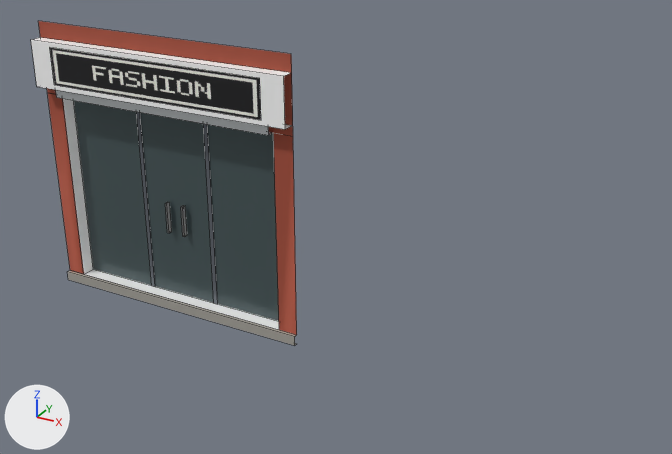
A saved change to the FBX model unity/Assets/Models/Buildings/a2009/600/base-w1_close.fbx.
One viewpoint serves both versions: a camera (50 mm lens) standing at (6.87, -8.25, 5.76) and looking at (2.25, 0.16, 1.56). The axes (+X, +Y, +Z) are drawn at lower left. The lights are the same throughout. The first picture is the older version. Mesh edges are drawn as thin lines. Where no turn or scale is listed for an object, it has been applied to the vertices.

Before the edit, the objects in view are built like this:
```python
me_a2009_600_base_w1_close = bpy.data.meshes.new('a2009/600/base-w1_close')
me_a2009_600_base_w1_close.from_pydata(...)  # 62 vertices, 32 faces; spans x -1.8..1.8, y -0.16..0.18, z 0.0..3.5
# faces by material slot: [7, 1, 2, 3, 3, 1, 3, 12]
me_a2009_600_base_w1_close.materials.append(mat_bd_white_wall)  # white #ffffff
me_a2009_600_base_w1_close.materials.append(mat_bd_window_light)  # greyish cyan #4c5b5e
me_a2009_600_base_w1_close.materials.append(mat_bd_dark_metal)  # grey #797e86
me_a2009_600_base_w1_close.materials.append(mat_bd_red_brick)  # red #a54e3a
me_a2009_600_base_w1_close.materials.append(mat_bd_stone)  # grey #a8a49d
me_a2009_600_base_w1_close.materials.append(mat_bd_sign_atlas)  # picture img_bd_sign_atlas_png
me_a2009_600_base_w1_close.materials.append(mat_bd_metal_panel)  # white #dfe5e7
me_a2009_600_base_w1_close.materials.append(mat_bd_metal)  # grey #7f7f7f
ob_a2009_600_base_w1_close = bpy.data.objects.new('a2009/600/base-w1_close', me_a2009_600_base_w1_close)
ob_a2009_600_base_w1_close.location = (0.0, 0.0, 0.0)
```
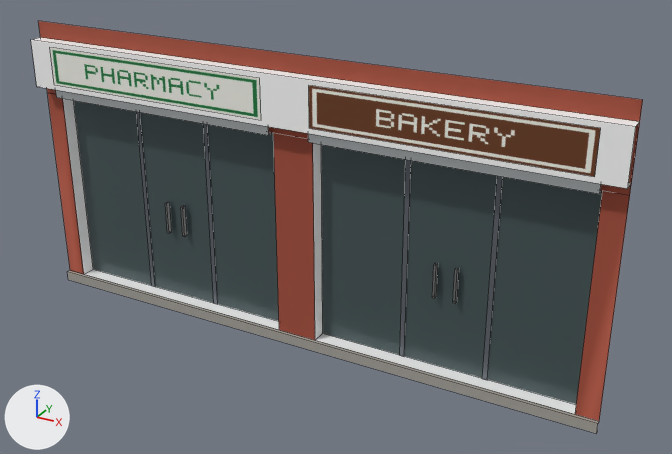
The newer file is also turned or shifted as a whole; pictures and numbers use the older file's frame.

Where the change shows, as pixel boxes [x1, y1, x2, y2] in the pictures (672 x 454 px):
'a2009/600/base-w1_close', reshaped (130% wider, 27% taller)
    before: [31, 21, 297, 345]
    after: [31, 21, 643, 433]
part 1 of me_a2009_600_base_w1_close, added
    after: [400, 160, 411, 357]
part 2 of me_a2009_600_base_w1_close, added
    after: [482, 176, 503, 380]
part 3 of me_a2009_600_base_w1_close, added
    after: [309, 86, 600, 177]
part 4 of me_a2009_600_base_w1_close, added
    after: [432, 263, 438, 298]
part 5 of me_a2009_600_base_w1_close, added
    after: [453, 268, 459, 303]
part 6 of me_a2009_600_base_w1_close, built on
    before: [47, 45, 297, 345]
    after: [47, 45, 643, 433]
part 7 of me_a2009_600_base_w1_close, surface changed
    both: [50, 48, 261, 120]

The change in detail:
me_a2009_600_base_w1_close is used by ob_a2009_600_base_w1_close; location (0.0, 0.0, 0.0).
me_a2009_600_base_w1_close had 62 vertices, 32 faces and spanned x -1.8..1.8, y -0.16..0.18, z 0.0..3.5.
me_a2009_600_base_w1_close now has 104 vertices, 56 faces and spans x -1.8..5.4, y -0.16..0.18, z 0.0..3.5.
me_a2009_600_base_w1_close part 1: the loose piece of 4 vertices spanning x 0.47..0.53, y 0.17, z 0.12..2.6 is copied, and the copy is moved by (2.6, 0.0, 0.0); it spans x 3.07..3.13, y 0.17, z 0.12..2.6.
me_a2009_600_base_w1_close part 2: the loose piece of 4 vertices spanning x 0.47..0.53, y 0.17, z 0.12..2.6 is copied, and the copy is moved by (3.6, 0.0, 0.0); it spans x 4.07..4.13, y 0.17, z 0.12..2.6.
me_a2009_600_base_w1_close part 3: the loose piece of 4 vertices spanning x -1.5..1.5, y -0.16, z 2.78..3.24 is copied, and the copy is moved by (3.6, 0.0, 0.0); it spans x 2.1..5.1, y -0.16, z 2.78..3.24.
me_a2009_600_base_w1_close part 4: a new loose piece, a box spanning x 3.465..3.495, y 0.1..0.15, z 1.0..1.4, in mat_bd_metal (grey #7f7f7f).
me_a2009_600_base_w1_close part 5: a new loose piece, a box spanning x 3.705..3.735, y 0.1..0.15, z 1.0..1.4, in mat_bd_metal (grey #7f7f7f).
Part 6, on me_a2009_600_base_w1_close:
10 vertices are removed from x 1.8, y -0.16..0.0, z 0.0..3.5.
8 faces are deleted.
7 vertices are added at x 2.05, y -0.1..0.18, z 0.12..2.72.
10 new vertices lie (7.2, 0.0, 0.0) away from vertices in x -1.8, y -0.16..0.0, z 0.0..3.5.
7 new vertices lie (3.1, 0.0, 0.0) away from vertices in x 2.05, y -0.1..0.18, z 0.12..2.72.
7 new faces join them, mat_bd_white_wall (white #ffffff).
1 new face joins them, mat_bd_window_light (greyish cyan #4c5b5e).
3 new faces join them, mat_bd_metal_panel (white #dfe5e7).
3 new faces join them, mat_bd_red_brick (red #a54e3a).
3 new faces join them, mat_bd_stone (grey #a8a49d).
me_a2009_600_base_w1_close part 7: 18 kept faces spanning x -1.8..1.55, y -0.16..0.18, z 0.12..3.24 get new texture (UV) coordinates.
